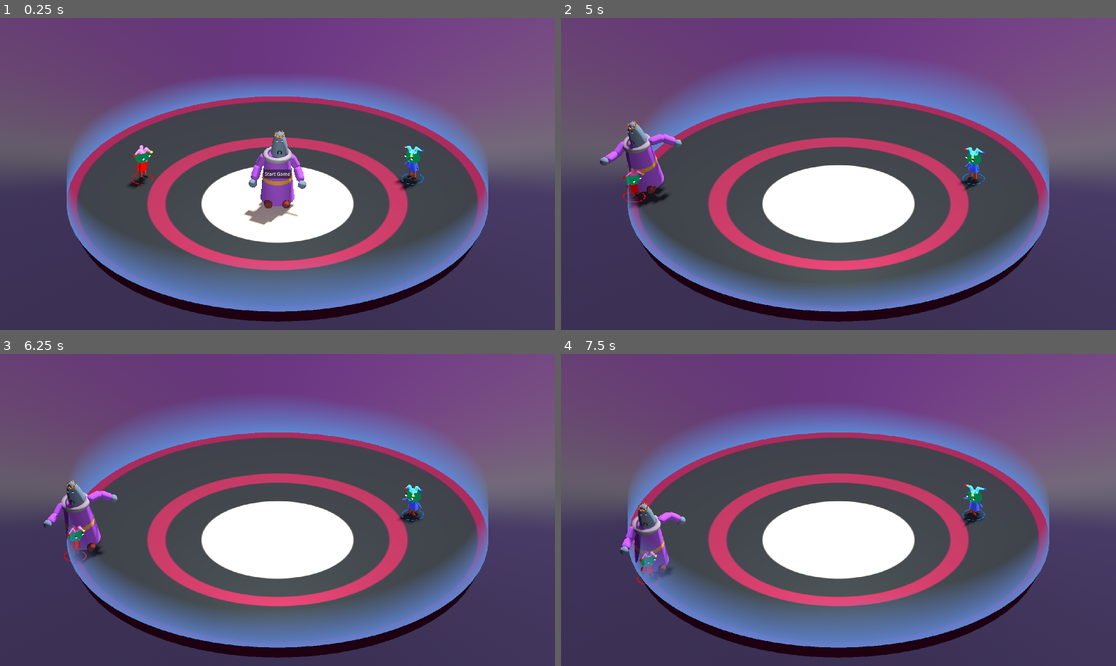
Above: before the commit, frames 1-4 (two rows, left to right).
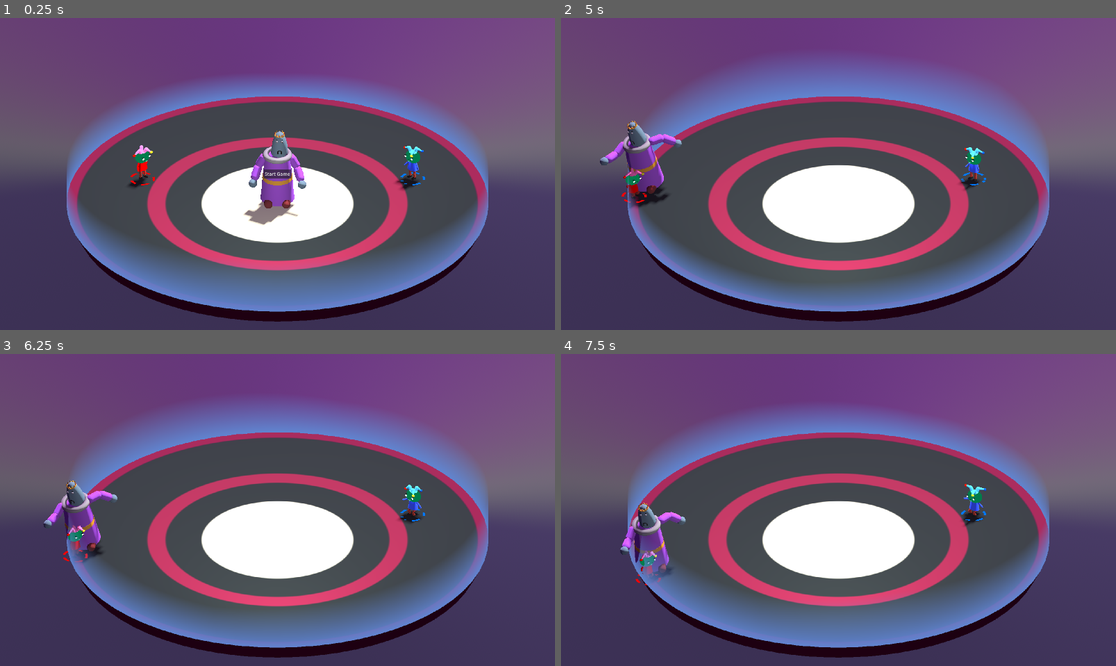
Above: after the commit, the same moments.

Repository: mwpenny/GGJ2024
Game: Godot game, scene res://scenes/ui.tscn
Same seed, same stepped clock (60 frames per second), same inputs: the game is played once before the commit and once after it.
Inputs:
- Up to frame 1 (0.25 s): no input
- Up to frame 2 (5 s): click "Start Game" at 0.5 s
- Up to frame 3 (6.25 s): no input
- Up to frame 4 (7.5 s): no input

The runs differ from the first frame. In frame 1, less than 0.1% of the frame differs, in the area x 23-77%, y 43-54%; in frame 2, less than 0.1%; in frame 3, less than 0.1%; in frame 4, less than 0.1%.

Commit message:
Small player indicator improvements

Diff:
--- a/characters/player.tscn
+++ b/characters/player.tscn
@@ -429,10 +429,10 @@
 indicator = NodePath("Indicator")
 
 [node name="Root" type="Node3D" parent="."]
-transform = Transform3D(1, 0, 0, 0, 0.999944, 0.0105573, 0, -0.0105573, 0.999944, 0, -0.1154, 0)
+transform = Transform3D(1, 0, 0, 0, 0.995294, 0.0969007, 0, -0.0969007, 0.995294, 0, -0.511927, 0)
 
 [node name="HeadPivot" type="Node3D" parent="Root"]
-transform = Transform3D(1, 0, 0, 0, 0.999849, -0.0173489, 0, 0.0173489, 0.999849, 0.019, 2.369, -0.001)
+transform = Transform3D(1, 0, 0, 0, 0.987308, -0.158816, 0, 0.158816, 0.987308, 0.019, 2.369, -0.001)
 
 [node name="Head" type="MeshInstance3D" parent="Root/HeadPivot"]
 transform = Transform3D(2, 0, 0, 0, 1.5, 0, 0, 0, 1.5, 0, 0.5941, 0)
@@ -454,7 +454,7 @@
 skeleton = NodePath("HatEndJoint1/Tube end")
 
 [node name="HatEndJoint1" type="Node3D" parent="Root/HeadPivot/Head/Hat/Tube/Tube base"]
-transform = Transform3D(1, 4.41617e-08, -2.60264e-08, -4.31154e-08, 0.999242, 0.0389188, 2.77254e-08, -0.0389188, 0.999242, -1.78814e-07, -0.185465, -2.98023e-08)
+transform = Transform3D(1, 4.99174e-08, -1.29198e-08, -4.97877e-08, 0.999951, 0.00985669, 1.34112e-08, -0.00985669, 0.999951, -1.78814e-07, -0.185465, -2.98023e-08)
 
 [node name="Tube end" type="MeshInstance3D" parent="Root/HeadPivot/Head/Hat/Tube/Tube base/HatEndJoint1"]
 transform = Transform3D(0.318271, -0.709215, 0.629061, 0.91568, 0.401778, -0.010312, -0.24543, 0.579299, 0.777288, -0.165727, 0.162236, 0.135779)
@@ -474,7 +474,7 @@
 skeleton = NodePath("HatEndJoint2/Tube end")
 
 [node name="HatEndJoint2" type="Node3D" parent="Root/HeadPivot/Head/Hat/Tube2/Tube base"]
-transform = Transform3D(1, 2.52825e-08, -2.67188e-09, -2.51594e-08, 0.999242, 0.0389188, 3.65382e-09, -0.0389188, 0.999242, -1.19209e-07, -0.185465, 1.78814e-07)
+transform = Transform3D(1, 6.48744e-09, -1.4758e-08, -6.34166e-09, 0.999951, 0.00985678, 1.48213e-08, -0.00985678, 0.999951, -1.19209e-07, -0.185465, 1.78814e-07)
 
 [node name="Tube end" type="MeshInstance3D" parent="Root/HeadPivot/Head/Hat/Tube2/Tube base/HatEndJoint2"]
 transform = Transform3D(0.318271, -0.709215, 0.629061, 0.91568, 0.401778, -0.010312, -0.24543, 0.579299, 0.777288, -0.165727, 0.162236, 0.135779)
@@ -494,7 +494,7 @@
 skeleton = NodePath("HatEndJoint3/Tube end")
 
 [node name="HatEndJoint3" type="Node3D" parent="Root/HeadPivot/Head/Hat/Tube3/Tube base"]
-transform = Transform3D(1, 1.22097e-08, -2.60601e-08, -1.11863e-08, 0.999242, 0.0389188, 2.65156e-08, -0.0389188, 0.999242, 0, -0.185466, 2.38419e-07)
+transform = Transform3D(1, -1.59099e-09, -1.83248e-08, 1.77153e-09, 0.999951, 0.00985678, 1.83082e-08, -0.00985678, 0.999951, 0, -0.185466, 2.38419e-07)
 
 [node name="Tube end" type="MeshInstance3D" parent="Root/HeadPivot/Head/Hat/Tube3/Tube base/HatEndJoint3"]
 transform = Transform3D(0.318271, -0.709215, 0.629061, 0.91568, 0.401778, -0.010312, -0.24543, 0.579299, 0.777288, -0.165727, 0.162236, 0.135779)
@@ -558,14 +558,14 @@
 skeleton = NodePath("../HeadPivot/Head")
 
 [node name="LegLeft" type="Node3D" parent="Root"]
-transform = Transform3D(1, 0, 0, 0, 0.992821, 0.119613, 0, -0.119613, 0.992821, 0.357, 1.28, -0.002)
+transform = Transform3D(1, 0, 0, 0, 0.451624, 0.892209, 0, -0.892209, 0.451624, 0.357, 1.28, -0.002)
 
 [node name="UpperLeg" type="MeshInstance3D" parent="Root/LegLeft"]
 transform = Transform3D(1, 0, 0, 0, 1, 0, 0, 0, 1, 0, -0.204663, 0)
 mesh = SubResource("CapsuleMesh_e4or4")
 
 [node name="LeftKnee" type="Node3D" parent="Root/LegLeft"]
-transform = Transform3D(1, 0, 0, 0, 0.979984, -0.199076, 0, 0.199076, 0.979984, -2.98023e-08, -0.524515, -0.000249267)
+transform = Transform3D(1, 0, 0, 0, -0.268237, -0.963353, 0, 0.963353, -0.268237, -2.98023e-08, -0.524515, -0.000249267)
 
 [node name="LowerLeg" type="MeshInstance3D" parent="Root/LegLeft/LeftKnee"]
 transform = Transform3D(1, 0, 0, 0, 1, 0, 0, 0, 1, 0, -0.222645, 0)
@@ -573,7 +573,7 @@
 skeleton = NodePath("../..")
 
 [node name="LeftAnkle" type="Node3D" parent="Root/LegLeft/LeftKnee/LowerLeg"]
-transform = Transform3D(1, 0, 0, 0, 0.996974, 0.0777366, 0, -0.0777366, 0.996974, 0, -0.288578, 0.000239015)
+transform = Transform3D(1, 0, 0, 0, 0.754874, 0.65587, 0, -0.65587, 0.754874, 0, -0.288578, 0.000239015)
 
 [node name="Foot" type="MeshInstance3D" parent="Root/LegLeft/LeftKnee/LowerLeg/LeftAnkle"]
 transform = Transform3D(1, 0, 0, 0, -4.37114e-08, -1, 0, 1, -4.37114e-08, 0, -0.0984467, 0.13846)
@@ -581,14 +581,14 @@
 skeleton = NodePath("../../../..")
 
 [node name="LegRight" type="Node3D" parent="Root"]
-transform = Transform3D(1, 0, 0, 0, 0.992821, 0.119613, 0, -0.119613, 0.992821, -0.357, 1.28, -0.003)
+transform = Transform3D(1, 0, 0, 0, 0.451624, 0.892209, 0, -0.892209, 0.451624, -0.357, 1.28, -0.003)
 
 [node name="UpperLeg" type="MeshInstance3D" parent="Root/LegRight"]
 transform = Transform3D(1, 0, 0, 0, 1, 0, 0, 0, 1, 0, -0.204663, 0)
 mesh = SubResource("CapsuleMesh_e4or4")
 
 [node name="RightKnee" type="Node3D" parent="Root/LegRight"]
-transform = Transform3D(1, 0, 0, 0, 0.979984, -0.199076, 0, 0.199076, 0.979984, -1.19209e-07, -0.525515, 0.000248671)
+transform = Transform3D(1, 0, 0, 0, -0.268237, -0.963353, 0, 0.963353, -0.268237, -1.19209e-07, -0.525515, 0.000248671)
 
 [node name="LowerLeg" type="MeshInstance3D" parent="Root/LegRight/RightKnee"]
 transform = Transform3D(1, 0, 0, 0, 1, 0, 0, 0, 1, 0, -0.222645, 0)
@@ -596,7 +596,7 @@
 skeleton = NodePath("../..")
 
 [node name="RightAnkle" type="Node3D" parent="Root/LegRight/RightKnee/LowerLeg"]
-transform = Transform3D(1, 0, 0, 0, 0.996974, 0.0777366, 0, -0.0777366, 0.996974, 0, -0.288768, -0.000238985)
+transform = Transform3D(1, 0, 0, 0, 0.754874, 0.65587, 0, -0.65587, 0.754874, 0, -0.288768, -0.000238985)
 
 [node name="Foot" type="MeshInstance3D" parent="Root/LegRight/RightKnee/LowerLeg/RightAnkle"]
 transform = Transform3D(1, 0, 0, 0, -4.37114e-08, -1, 0, 1, -4.37114e-08, 0, -0.0984467, 0.13846)
@@ -604,7 +604,7 @@
 skeleton = NodePath("../../../..")
 
 [node name="LeftArm" type="Node3D" parent="Root"]
-transform = Transform3D(0.893692, 0.448378, -0.0164894, -0.448456, 0.893804, -0.00120452, 0.0141982, 0.00847123, 0.999863, 0.562, 2.235, 0)
+transform = Transform3D(0.736007, -0.667978, -0.109996, 0.662288, 0.744133, -0.0874123, 0.140241, -0.00851289, 0.99008, 0.562, 2.235, 0)
 rotation_edit_mode = 1
 
 [node name="UpperArm" type="MeshInstance3D" parent="Root/LeftArm"]
@@ -628,7 +628,7 @@
 skeleton = NodePath("")
 
 [node name="RightArm" type="Node3D" parent="Root"]
-transform = Transform3D(0.893889, -0.447983, 0.0165388, 0.448062, 0.894002, -0.0012118, -0.0142429, 0.00849364, 0.999862, -0.562, 2.235, 0)
+transform = Transform3D(0.733253, 0.670984, 0.110096, -0.665265, 0.74142, -0.0878581, -0.140579, -0.00882074, 0.99003, -0.562, 2.235, 0)
 rotation_edit_mode = 1
 
 [node name="UpperArm" type="MeshInstance3D" parent="Root/RightArm"]
--- a/scenes/arena.tscn
+++ b/scenes/arena.tscn
@@ -70,14 +70,14 @@
 albedo_color = Color(1, 0.458824, 0.741176, 1)
 
 [sub_resource type="ShaderMaterial" id="ShaderMaterial_gw7bj"]
-render_priority = 0
+render_priority = 1
 shader = ExtResource("6_tp5ud")
 shader_parameter/target_r = 0.4
-shader_parameter/thickness = 0.1
+shader_parameter/thickness = 0.2
 shader_parameter/fade = 0.01
-shader_parameter/slice_count = 3
+shader_parameter/slice_count = 5
 shader_parameter/spin_speed = 1.0
-shader_parameter/slice_width = 0.4
+shader_parameter/slice_width = 1.3
 shader_parameter/color = Color(1, 0, 0, 1)
 
 [sub_resource type="StandardMaterial3D" id="StandardMaterial3D_j0c5a"]
@@ -93,14 +93,14 @@
 albedo_color = Color(0.286275, 0.72549, 0.952941, 1)
 
 [sub_resource type="ShaderMaterial" id="ShaderMaterial_1i5xc"]
-render_priority = 0
+render_priority = 1
 shader = ExtResource("6_tp5ud")
 shader_parameter/target_r = 0.4
-shader_parameter/thickness = 0.1
+shader_parameter/thickness = 0.2
 shader_parameter/fade = 0.01
-shader_parameter/slice_count = 3
-shader_parameter/spin_speed = 1.0
-shader_parameter/slice_width = 0.4
+shader_parameter/slice_count = 5
+shader_parameter/spin_speed = -1.0
+shader_parameter/slice_width = 1.3
 shader_parameter/color = Color(0, 0.47451, 1, 1)
 
 [node name="World" type="Node3D"]
--- a/scripts/player_indicator.gd
+++ b/scripts/player_indicator.gd
@@ -1,5 +1,6 @@
 extends Node3D
 
+const VERY_SMALL_VERTICAL_BUMP = 0.05 #prevent z-fighting
 var ray = null
 
 func _ready():
@@ -10,6 +11,6 @@
 	if collision:
 		global_position.y = collision.y
 	else:
-		global_position.y = get_parent().global_position.y
+		global_position.y = get_parent().global_position.y + VERY_SMALL_VERTICAL_BUMP
 
 	basis = get_parent().global_transform.basis.inverse()
